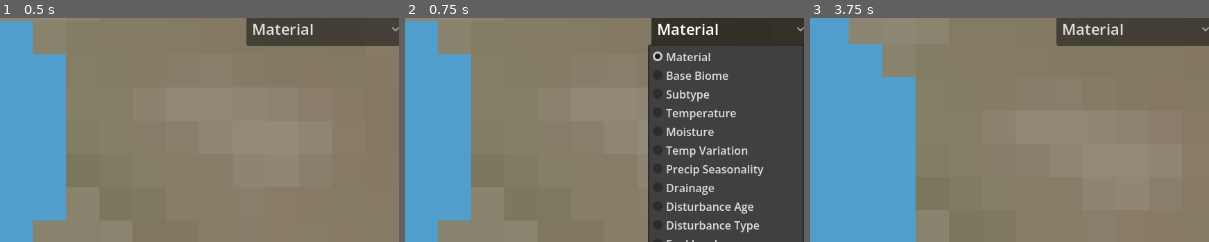
Above: before the commit, frames 1-3 (left to right).
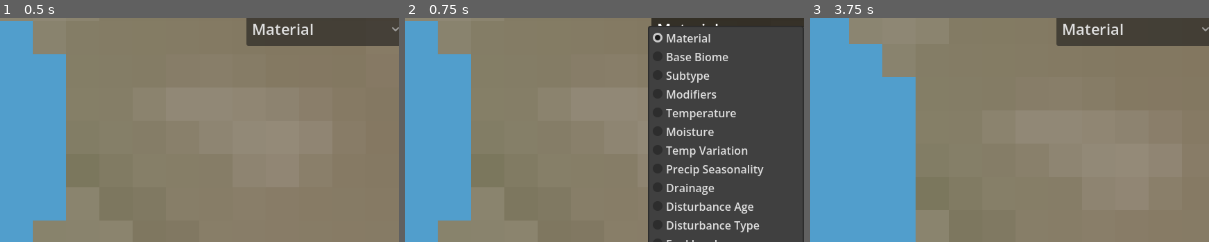
Above: after the commit, the same moments.

Repository: joahreason/explore
Game: Godot game, scene res://world.tscn
Same seed, same stepped clock (60 frames per second), same inputs: the game is played once before the commit and once after it.
Inputs (mouse positions are % of the whole screen's width and height, from its top left):
- Up to frame 1 (0.5 s): no input
- Up to frame 2 (0.75 s): click "Material" at 0.5 s
- Up to frame 3 (3.75 s): click "Material" at 1.25 s; click "Material" at 2 s; tap Enter at 2.75 s; move the mouse to (72, 45) at 2.77 s; tap B at 2.85 s; click (72, 45) at 2.92 s; tap Space at 3.5 s; drag from (30, 55) to (45, 70) at 3.52 s
The pictures show only the part of the screen within x 50-100%, y 35-84%; the shares and areas given below are measured in that part.

Frame 1 is identical in both runs. In frame 2, 3.3% of the frame differs, in the area x 60-100%, y 3-38%; in frame 3, nothing differs.

Commit message:
Biome variety Phase 9: modifier tags
New biome_modifiers.gd - Stage 3 of the classifier. A flat list of ~10
independent one-line threshold tests against the environmental
sample: Cold/Hot, Wet/Dry, Windy, Rocky, Fertile/Poor,
Young/Recovering/OldGrowth (from disturbance_age, gated by actual
disturbance relevance so it doesn't tag untouched tiles), FireProne,
Flooded/WellDrained. None of them inspect each other or the base
biome - deliberate, since that orthogonality is what keeps this list
appendable without turning into a conditional tree as more tags get
added later.

Wired into BiomeClassifier.classify_full()'s modifiers field (was an
empty placeholder since Phase 8). New Modifiers view in the dropdown,
reusing the same label-overlay machinery as Subtype (e.g. "Forest:
Cold, Windy").

Verified via diagnostic frequency dump across all 14 tags: healthy
spread from 0.9% to 40% of tiles, nothing pinned at 0 or 100%, and
both sides of every mutually-exclusive pair (Cold/Hot, Wet/Dry,
Fertile/Poor, Flooded/WellDrained) represented.

Co-Authored-By: Claude Sonnet 5 <noreply@anthropic.com>
Claude-Session: https://claude.ai/code/session_01FGRKBehJuHB2bSj53HPTpB

Diff:
--- a/scripts/biome_classifier.gd
+++ b/scripts/biome_classifier.gd
@@ -15,6 +15,7 @@
 ## behind the other in a fixed check order.
 
 const BiomeSubtypeScript := preload("res://scripts/biome_subtype.gd")
+const BiomeModifiersScript := preload("res://scripts/biome_modifiers.gd")
 
 const BIOME_COLORS := {
 	"Ocean": Color(0.15, 0.35, 0.75, 0.55),
@@ -44,11 +45,11 @@
 
 
 ## {base_biome, subtype, modifiers, confidence, scores} - the real
-## "DerivedBiome" result. modifiers is filled in by Phase 9; empty for now.
+## "DerivedBiome" result.
 static func classify_full(s: Dictionary) -> Dictionary:
 	var d := classify_detailed(s)
 	d["subtype"] = BiomeSubtypeScript.classify(s, d["base_biome"])
-	d["modifiers"] = []
+	d["modifiers"] = BiomeModifiersScript.compute(s)
 	return d
 
 
--- /dev/null
+++ b/scripts/biome_modifiers.gd
@@ -0,0 +1,76 @@
+class_name BiomeModifiers
+extends RefCounted
+
+## Stage 3 of the classifier: independent, orthogonal tags. Each is a
+## one-line threshold test against the environmental sample - none of them
+## inspect each other or the base biome. This is deliberate: it's what
+## keeps this list from becoming a combinatorial/nested mess as more tags
+## get added later - appending a new one-liner never has to account for
+## interactions with the existing ones.
+##
+## Deliberately a starting vocabulary (~10 tags), not exhaustive - more get
+## added the same way, by appending another independent check.
+
+const COLD_THRESHOLD := -0.3
+const HOT_THRESHOLD := 0.25
+const WET_THRESHOLD := 0.65
+const DRY_THRESHOLD := 0.25
+const WINDY_THRESHOLD := 0.7
+const ROCKY_THRESHOLD := 0.4
+const FERTILE_THRESHOLD := 0.75
+const POOR_THRESHOLD := 0.45
+const FIRE_PRONE_THRESHOLD := 0.03
+const WELL_DRAINED_THRESHOLD := 0.7
+const FLOODED_THRESHOLD := 0.3
+# Below this, disturbance_age isn't locally meaningful - it's a per-blob
+# value defined everywhere, but only relevant where a disturbance blob's
+# influence (disturbance, the distance-gated intensity) actually reaches.
+const DISTURBANCE_RELEVANCE_THRESHOLD := 0.05
+
+
+static func compute(s: Dictionary) -> Array[String]:
+	var tags: Array[String] = []
+
+	var temperature: float = s["temperature"]
+	if temperature < COLD_THRESHOLD:
+		tags.append("Cold")
+	if temperature > HOT_THRESHOLD:
+		tags.append("Hot")
+
+	var moisture: float = s["moisture"]
+	if moisture > WET_THRESHOLD:
+		tags.append("Wet")
+	if moisture < DRY_THRESHOLD:
+		tags.append("Dry")
+
+	if float(s["wind_strength"]) > WINDY_THRESHOLD:
+		tags.append("Windy")
+
+	if float(s["erosion"]) > ROCKY_THRESHOLD:
+		tags.append("Rocky")
+
+	var fertility: float = s["soil_fertility"]
+	if fertility > FERTILE_THRESHOLD:
+		tags.append("Fertile")
+	if fertility < POOR_THRESHOLD:
+		tags.append("Poor")
+
+	if float(s["disturbance"]) > DISTURBANCE_RELEVANCE_THRESHOLD:
+		var age: float = s["disturbance_age"]
+		if age < 0.33:
+			tags.append("Young")
+		elif age < 0.66:
+			tags.append("Recovering")
+		else:
+			tags.append("OldGrowth")
+
+	if float(s["fire_risk"]) > FIRE_PRONE_THRESHOLD:
+		tags.append("FireProne")
+
+	var drainage: float = s["drainage"]
+	if drainage > WELL_DRAINED_THRESHOLD:
+		tags.append("WellDrained")
+	if drainage < FLOODED_THRESHOLD:
+		tags.append("Flooded")
+
+	return tags
--- a/scripts/chunk_manager.gd
+++ b/scripts/chunk_manager.gd
@@ -25,6 +25,7 @@
 	MATERIAL,
 	BASE_BIOME,
 	SUBTYPE,
+	MODIFIERS,
 	TEMPERATURE,
 	MOISTURE,
 	TEMP_VARIATION,
@@ -100,7 +101,7 @@
 
 
 func _is_label_view(mode: ViewMode) -> bool:
-	return mode == ViewMode.BASE_BIOME or mode == ViewMode.SUBTYPE
+	return mode == ViewMode.BASE_BIOME or mode == ViewMode.SUBTYPE or mode == ViewMode.MODIFIERS
 
 
 ## Public entry point for the view-mode dropdown. Regenerates every currently
@@ -240,12 +241,14 @@
 ## Biome labels are derived from the same WorldGen fields but sampled on a
 ## (chunk_size+1)^2 grid so boundary outlines line up with tiles one step
 ## into the neighboring chunk, without that chunk needing to be loaded.
-## Fill/outlines always key on base biome; SUBTYPE view only changes the
-## drawn label text ("Forest (Montane)" etc.), not the region shapes.
+## Fill/outlines always key on base biome; SUBTYPE/MODIFIERS views only
+## change the drawn label text ("Forest (Montane)", "Cold, Windy" etc.), not
+## the region shapes.
 func _generate_overlay_chunk(chunk_coord: Vector2i) -> void:
 	var base := chunk_coord * CHUNK_SIZE
 	var stride := CHUNK_SIZE + 1
 	var show_subtype := _view_mode == ViewMode.SUBTYPE
+	var show_modifiers := _view_mode == ViewMode.MODIFIERS
 	var biome_grid := []
 	var label_grid := []
 	biome_grid.resize(stride * stride)
@@ -261,6 +264,12 @@
 				var subtype: String = full["subtype"]
 				biome_grid[i] = base_biome
 				label_grid[i] = "%s (%s)" % [base_biome, subtype] if subtype != "" else base_biome
+			elif show_modifiers:
+				var full: Dictionary = BiomeClassifierScript.classify_full(sample)
+				var base_biome: String = full["base_biome"]
+				var tags: Array = full["modifiers"]
+				biome_grid[i] = base_biome
+				label_grid[i] = "%s: %s" % [base_biome, ", ".join(tags)] if not tags.is_empty() else base_biome
 			else:
 				var base_biome: String = BiomeClassifierScript.classify(sample)
 				biome_grid[i] = base_biome
--- a/scripts/view_mode_dropdown.gd
+++ b/scripts/view_mode_dropdown.gd
@@ -9,6 +9,7 @@
 	{"label": "Material", "mode": ChunkManagerScript.ViewMode.MATERIAL},
 	{"label": "Base Biome", "mode": ChunkManagerScript.ViewMode.BASE_BIOME},
 	{"label": "Subtype", "mode": ChunkManagerScript.ViewMode.SUBTYPE},
+	{"label": "Modifiers", "mode": ChunkManagerScript.ViewMode.MODIFIERS},
 	{"label": "Temperature", "mode": ChunkManagerScript.ViewMode.TEMPERATURE},
 	{"label": "Moisture", "mode": ChunkManagerScript.ViewMode.MOISTURE},
 	{"label": "Temp Variation", "mode": ChunkManagerScript.ViewMode.TEMP_VARIATION},
